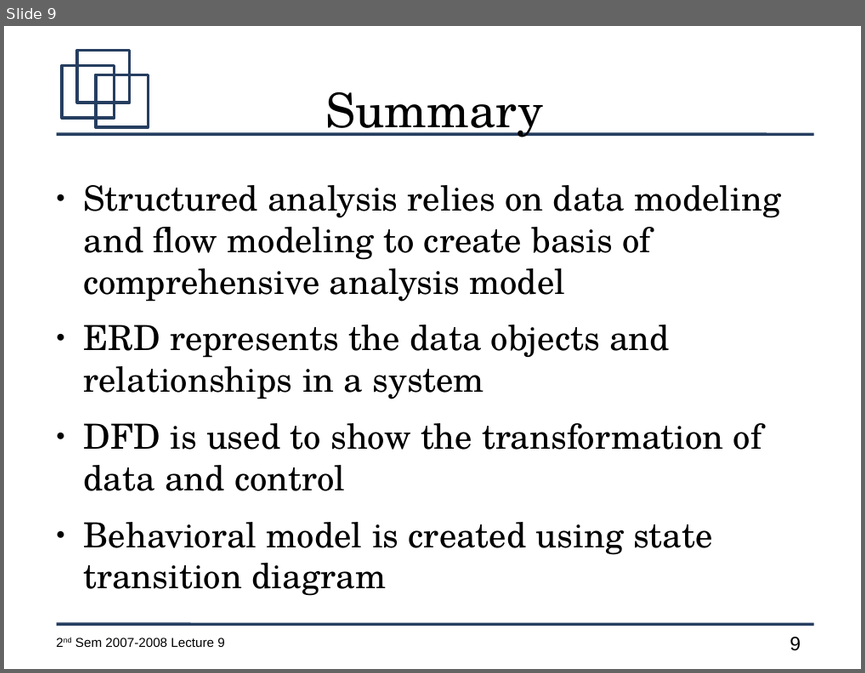
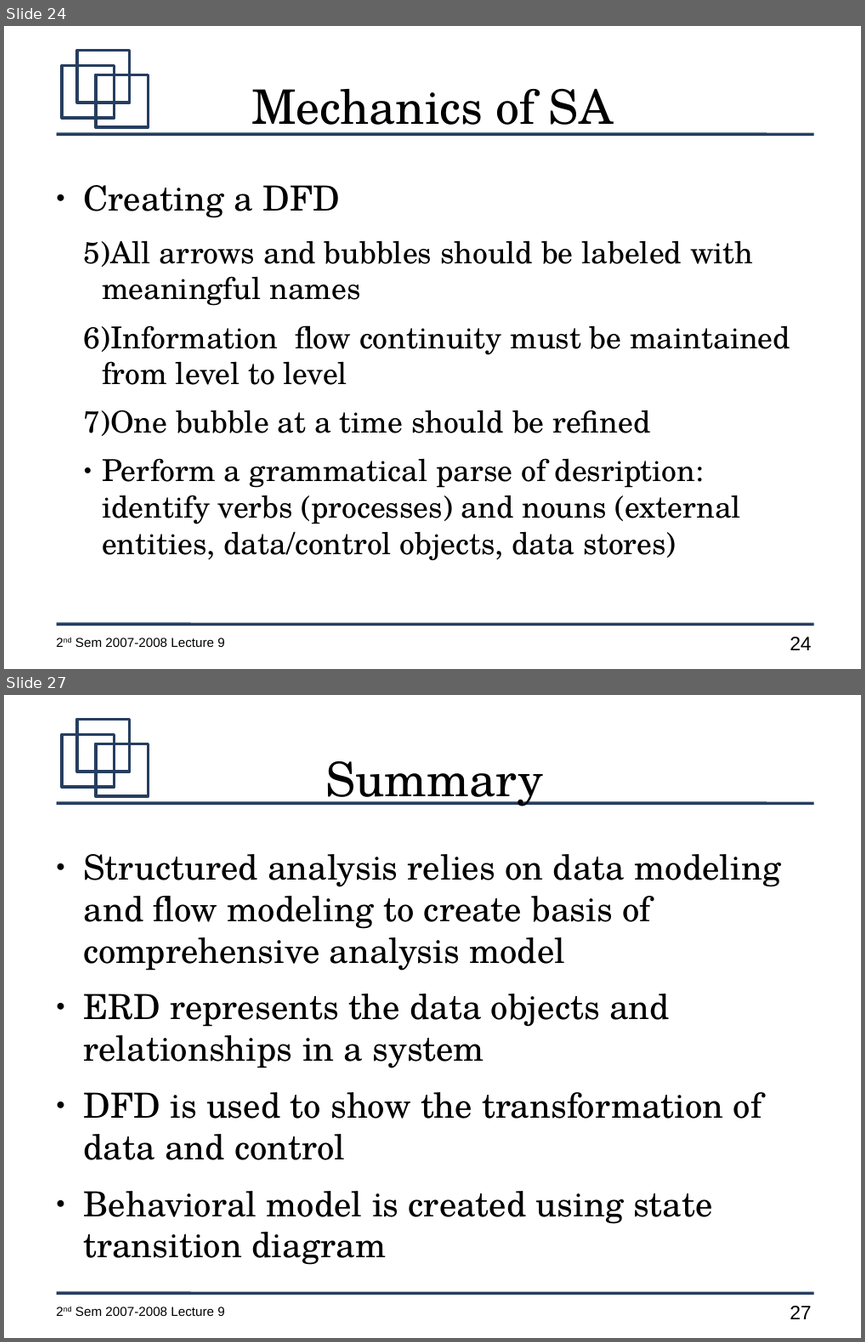
Before and after one commit to jachermocilla/jach-homepage, a slide deck: CMSC128-2nd-Sem-2007-L10.odp. Shown one above the other, each under a label of ours: slide 9 before the commit, slides 24 and 27 after it; the slides between them are not shown. The pictures are 865x673 and 865x1342 pixels, drawn with LibreOffice and Linux fonts; fonts in the diff are those of the drawing. Boxes give left, top, right and bottom in pixels: in the first picture for what was removed or moved away, otherwise in the second. Text is boxed around its words. In the diff, an @@ line names an element or a change of style, - is before the commit and + after.

```diff
--- a/CMSC128-2nd-Sem-2007-L10.odp
+++ b/CMSC128-2nd-Sem-2007-L10.odp
@@ slide 24 added at (4,26,861,669), background #FFFFFF; not listed: 7 template elements that a slide beside it also shows @@
@@ title added at (251,89,613,136), 44 pt, text #000000 @@
+Mechanics of SA
@@ text added at (84,185,790,560), 28 pt, text #000000 @@
+● Creating a DFD
+  5) All arrows and bubbles should be labeled with meaningful names
+  6) Information flow continuity must be maintained from level to level
+  7) One bubble at a time should be refined
+  ● Perform a grammatical parse of desription: identify verbs (processes) and nouns (external entities, data/control objects, data stores)
@@ what was slide 9 is now slide 27 @@
@@ page number at (789,1305,811,1319): text changed @@
-9
+27
```
Also in this commit, not shown: 1 slide changed, 17 other slides added.
